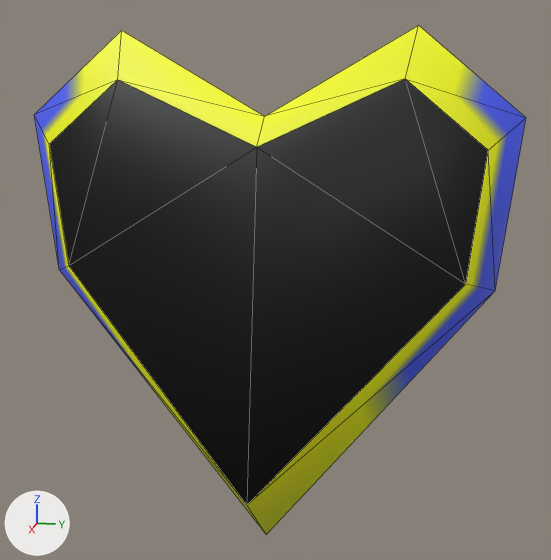
The OBJ model src/models/gui/heart_p4.obj, before and after one commit.
Before and after are seen from a 50 mm camera at (33.9, 7.3, 7.8) aimed at (1.5, 0.8, -0.3). The axes (+X, +Y, +Z) are drawn at lower left. The lights are the same throughout. Mesh edges are drawn as thin lines. Where no turn or scale is listed for an object, it has been applied to the vertices.

The scene before the commit, as lines of its bpy script (objects in view):
```python
me_heart_p4 = bpy.data.meshes.new('heart_p4')
me_heart_p4.from_pydata(...)  # 16 vertices, 22 faces; spans x 0.0..4.1, y -11.1..11.1, z -14.0..10.5
me_heart_p4.materials.append(mat_material)  # picture img_gui_bmp
ob_heart_p4 = bpy.data.objects.new('heart_p4', me_heart_p4)
ob_heart_p4.location = (0.0, 0.0, 0.0)
```
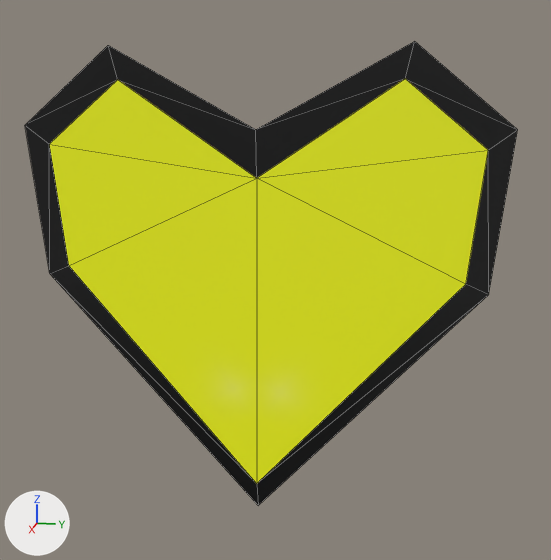
Changed parts and their boxes (x1, y1, x2, y2) in the pictures (551 x 560 px; the box of a moved part takes in the faces that stretch with it):
'heart_p4', reshaped (9% shorter)
    before: (34, 25, 526, 534)
    after: (25, 41, 518, 505)
part 1 of me_heart_p4, moved or reshaped
    before: (34, 25, 526, 534)
    after: (25, 41, 518, 505)

The change in detail:
me_heart_p4 is used by ob_heart_p4; location (0.0, 0.0, 0.0).
me_heart_p4 had 16 vertices, 22 faces and spanned x 0.0..4.1, y -11.1..11.1, z -14.0..10.5.
me_heart_p4 now has 16 vertices, 22 faces and spans x 1.7..2.1, y -10.6..10.6, z -11.3..9.8.
Part 1, on me_heart_p4:
Vertex 0 of me_heart_p4 moves from (0.0, -10.4, -0.6) at pixel (59, 269) to (1.8, -9.9, -0.4) at pixel (49, 273).
Vertex 4 of me_heart_p4 moves from (0.0, -11.1, 6.8) at pixel (34, 114) to (1.8, -10.6, 6.4) at pixel (24, 125).
Vertex 5 of me_heart_p4 moves from (0.0, -6.5, 10.5) at pixel (121, 30) to (1.8, -6.5, 9.8) at pixel (108, 45).
Vertex 6 of me_heart_p4 moves from (0.0, 10.4, -0.6) at pixel (495, 290) to (1.8, 9.9, -0.4) at pixel (488, 294).
Vertex 8 of me_heart_p4 moves from (1.7, 0.0, 5.6) at pixel (256, 147) to (1.7, 0.0, 4.3) at pixel (256, 178).
Vertex 9 of me_heart_p4 moves from (4.1, 0.0, -10.0) at pixel (246, 505) to (2.1, 0.0, -10.0) at pixel (256, 483).
Vertex 12 of me_heart_p4 moves from (0.0, 0.0, 6.8) at pixel (264, 116) to (1.8, 0.0, 6.3) at pixel (255, 129).
Vertex 13 of me_heart_p4 moves from (0.0, 0.0, -14.0) at pixel (266, 534) to (1.8, 0.0, -11.3) at pixel (258, 505).
Vertex 14 of me_heart_p4 moves from (0.0, 11.1, 6.8) at pixel (526, 117) to (1.8, 10.6, 6.4) at pixel (517, 129).
Vertex 15 of me_heart_p4 moves from (0.0, 6.5, 10.5) at pixel (418, 25) to (1.8, 6.5, 9.8) at pixel (414, 41).
me_heart_p4 part 2: the surface is now shaded flat.
